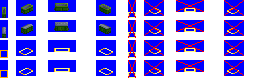
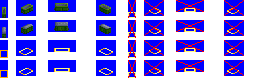
The second (256, 80) image is a revision of the first. Changes to its layers:
painted on "wagons" over [2, 22, 111, 34]
